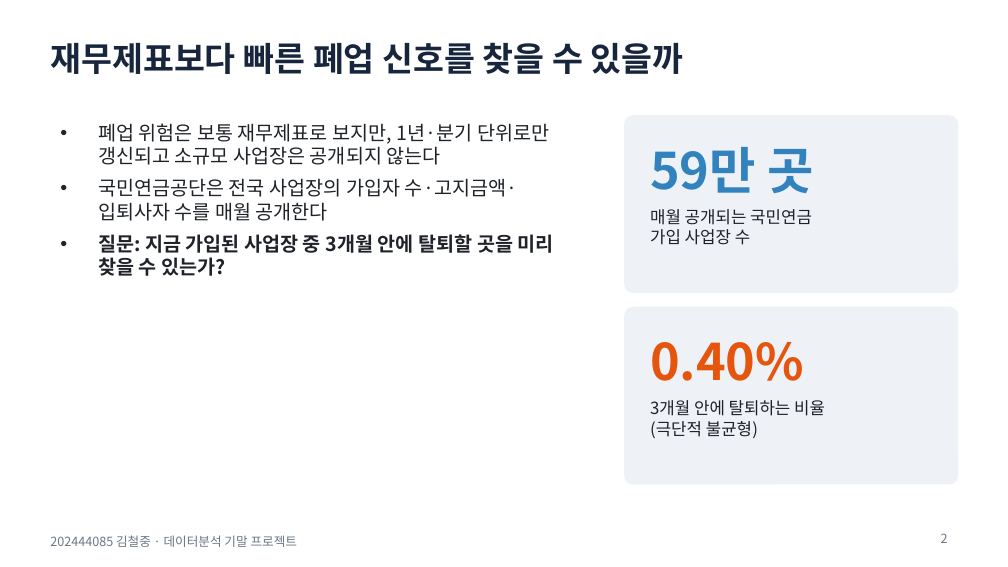
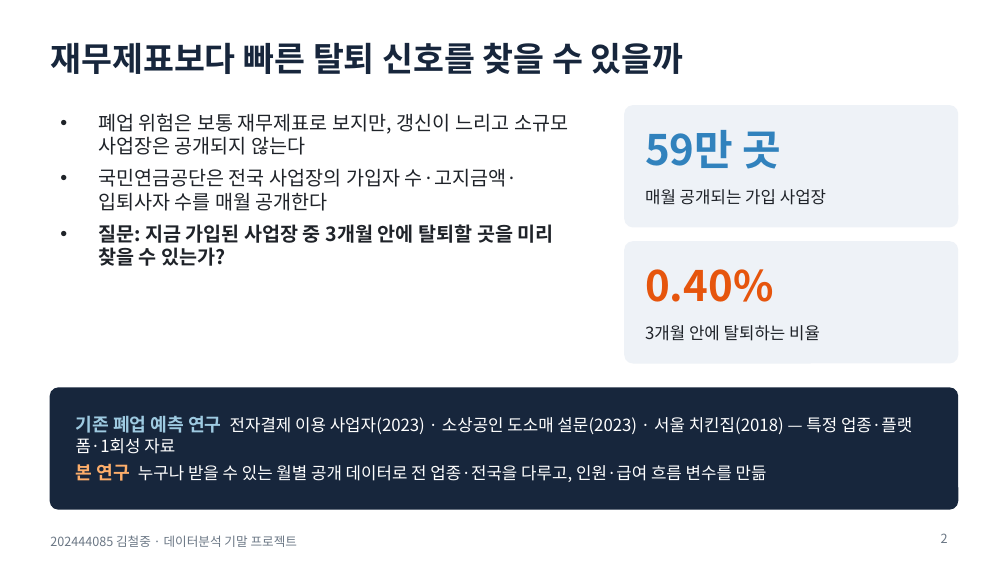
Before and after one commit to cholin3721/NPS-Workplace-Exit-Prediction, a slide deck: slide 2 of docs/202444085_김철중_기말프로젝트_발표.pptx. Drawn at 1008x567 pixels with LibreOffice and Linux fonts; fonts in the diff are those of the drawing. Boxes give left, top, right and bottom in pixels: in the first picture for what was removed or moved away, otherwise in the second. Text is boxed around its words. In the diff, an @@ line names an element or a change of style, - is before the commit and + after.

```diff
--- a/docs/202444085_김철중_기말프로젝트_발표.pptx
+++ b/docs/202444085_김철중_기말프로젝트_발표.pptx
@@ title at [50, 42, 684, 74]: text changed @@
-재무제표보다 빠른 폐업 신호를 찾을 수 있을까
+재무제표보다 빠른 탈퇴 신호를 찾을 수 있을까
@@ text "폐업 위험은 보통 재무제표로 보지만, ...": place and size @@
-text "폐업 위험은 보통 재무제표로 보지만, ..." at [98, 123, 554, 276]
+text "폐업 위험은 보통 재무제표로 보지만, ..." at [98, 113, 568, 266]
@@ text at [98, 113, 568, 155]: text changed @@
-• 폐업 위험은 보통 재무제표로 보지만, 1년·분기 단위로만 갱신되고 소규모 사업장은 공개되지 않는다
+• 폐업 위험은 보통 재무제표로 보지만, 갱신이 느리고 소규모 사업장은 공개되지 않는다
@@ rounded rectangle: place and size @@
-rounded rectangle at [625, 116, 958, 292]
+rounded rectangle at [625, 106, 958, 227]
@@ rounded rectangle at [625, 106, 958, 227]: proportions changed @@
@@ text "59만 곳": place and size @@
-text "59만 곳" at [650, 147, 813, 194]
+text "59만 곳" at [645, 130, 782, 169]
@@ text "59만 곳" at [645, 130, 782, 169]: size 36 to 30 pt @@
@@ text at [645, 189, 826, 205]: text changed @@
-매월 공개되는 국민연금
-가입 사업장 수
+매월 공개되는 가입 사업장
@@ rounded rectangle at [625, 242, 958, 363]: proportions changed @@
@@ rounded rectangle: place and size @@
-rounded rectangle at [625, 307, 958, 484]
+rounded rectangle at [625, 242, 958, 363]
@@ text "0.40%" at [645, 269, 773, 302]: size 36 to 30 pt @@
@@ text "0.40%": place and size @@
-text "0.40%" at [650, 342, 804, 381]
+text "0.40%" at [645, 269, 773, 302]
@@ text "3개월 안에 탈퇴하는 비율": place and size @@
-text "3개월 안에 탈퇴하는 비율" at [650, 400, 825, 438]
+text "3개월 안에 탈퇴하는 비율" at [645, 325, 820, 341]
@@ rounded rectangle added at [50, 388, 958, 509], fill #17263C, outline #17263C 1 pt @@
@@ text added at [76, 415, 912, 482], 12 pt, text #FFFFFF @@
+기존 폐업 예측 연구 전자결제 이용 사업자(2023) · 소상공인 도소매 설문(2023) · 서울 치킨집(2018) — 특정 업종·플랫폼·1회성 자료
+본 연구 누구나 받을 수 있는 월별 공개 데이터로 전 업종·전국을 다루고, 인원·급여 흐름 변수를 만듦
@@ text at [650, 421, 758, 438]: paragraph removed @@
-(극단적 불균형)
```
Also in this commit, not shown: 8 other slides changed, 1 slide added, 3 slides removed, 23 other files.
